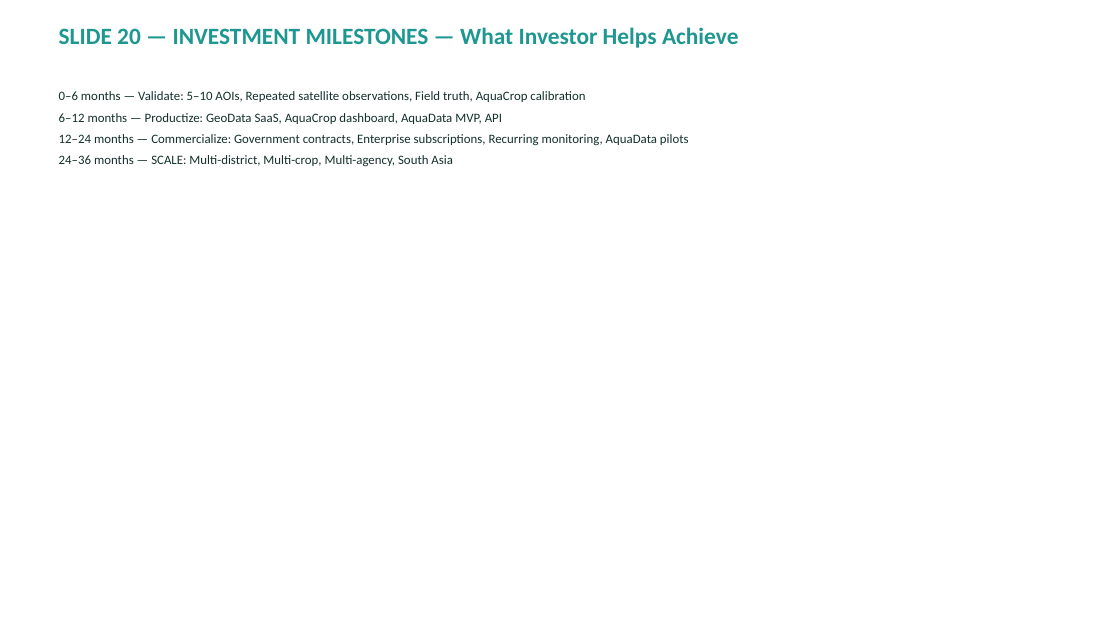
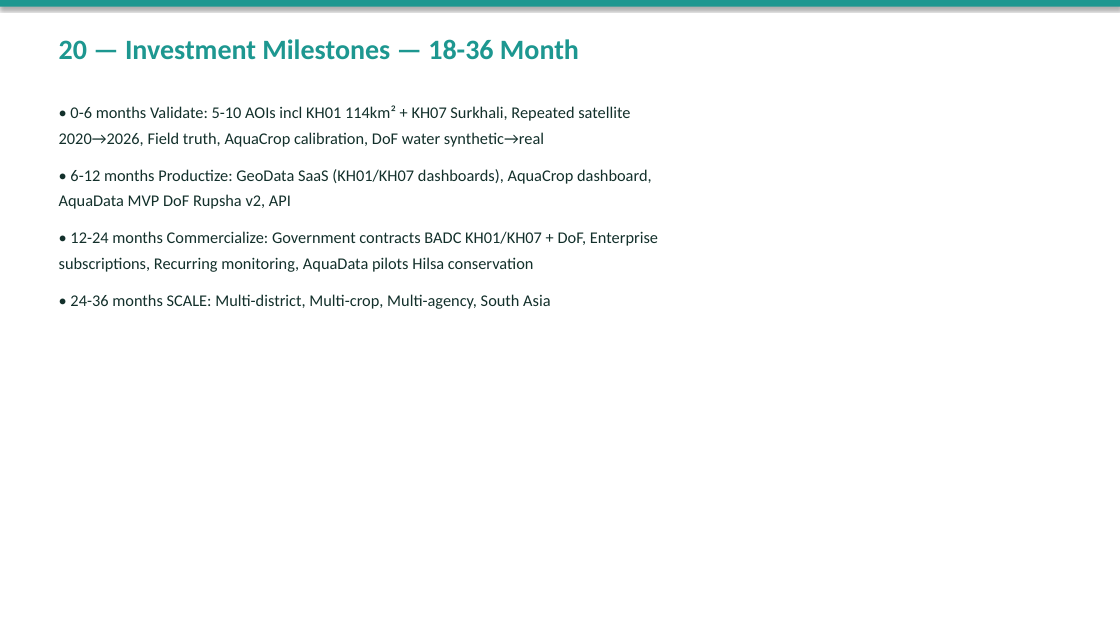
Before and after one commit to bdcrops/web, a slide deck: slide 21 of nextunicorn/BDCrops-Professional-Deck.pptx. Drawn at 1120x630 pixels with LibreOffice and Linux fonts; fonts in the diff are those of the drawing. Boxes give left, top, right and bottom in pixels: in the first picture for what was removed or moved away, otherwise in the second. Text is boxed around its words. In the diff, an @@ line names an element or a change of style, - is before the commit and + after.

```diff
--- a/nextunicorn/BDCrops-Professional-Deck.pptx
+++ b/nextunicorn/BDCrops-Professional-Deck.pptx
@@ rectangle added at <box>0,0,1120,7</box>, fill #1D9790 @@
@@ text at <box>59,39,579,60</box>: text changed; size 20 to 24 pt @@
-SLIDE 20 — INVESTMENT MILESTONES — What Investor Helps Achieve
+20 — Investment Milestones — 18-36 Month
@@ text at <box>59,105,658,309</box>: text changed; size 11 to 14 pt @@
-0–6 months — Validate: 5–10 AOIs, Repeated satellite observations, Field truth, AquaCrop calibration
-6–12 months — Productize: GeoData SaaS, AquaCrop dashboard, AquaData MVP, API
-12–24 months — Commercialize: Government contracts, Enterprise subscriptions, Recurring monitoring, AquaData pilots
-24–36 months — SCALE: Multi-district, Multi-crop, Multi-agency, South Asia
+• 0-6 months Validate: 5-10 AOIs incl KH01 114km² + KH07 Surkhali, Repeated satellite 2020→2026, Field truth, AquaCrop calibration, DoF water synthetic→real
+• 6-12 months Productize: GeoData SaaS (KH01/KH07 dashboards), AquaCrop dashboard, AquaData MVP DoF Rupsha v2, API
+• 12-24 months Commercialize: Government contracts BADC KH01/KH07 + DoF, Enterprise subscriptions, Recurring monitoring, AquaData pilots Hilsa conservation
+• 24-36 months SCALE: Multi-district, Multi-crop, Multi-agency, South Asia
```
Also in this commit, not shown: 17 other slides changed, 6 slides added, 7 slides removed, 2 other files.
